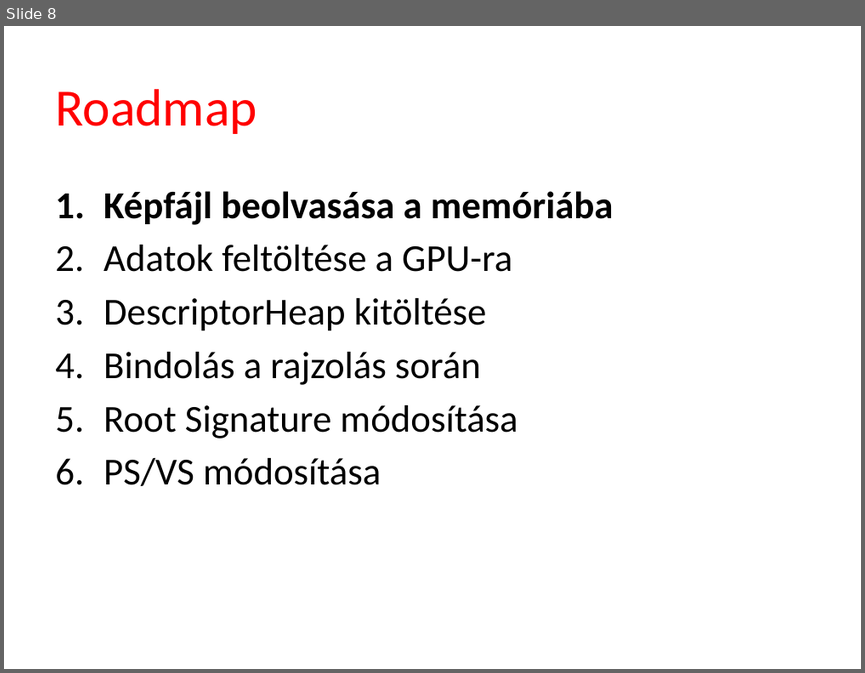
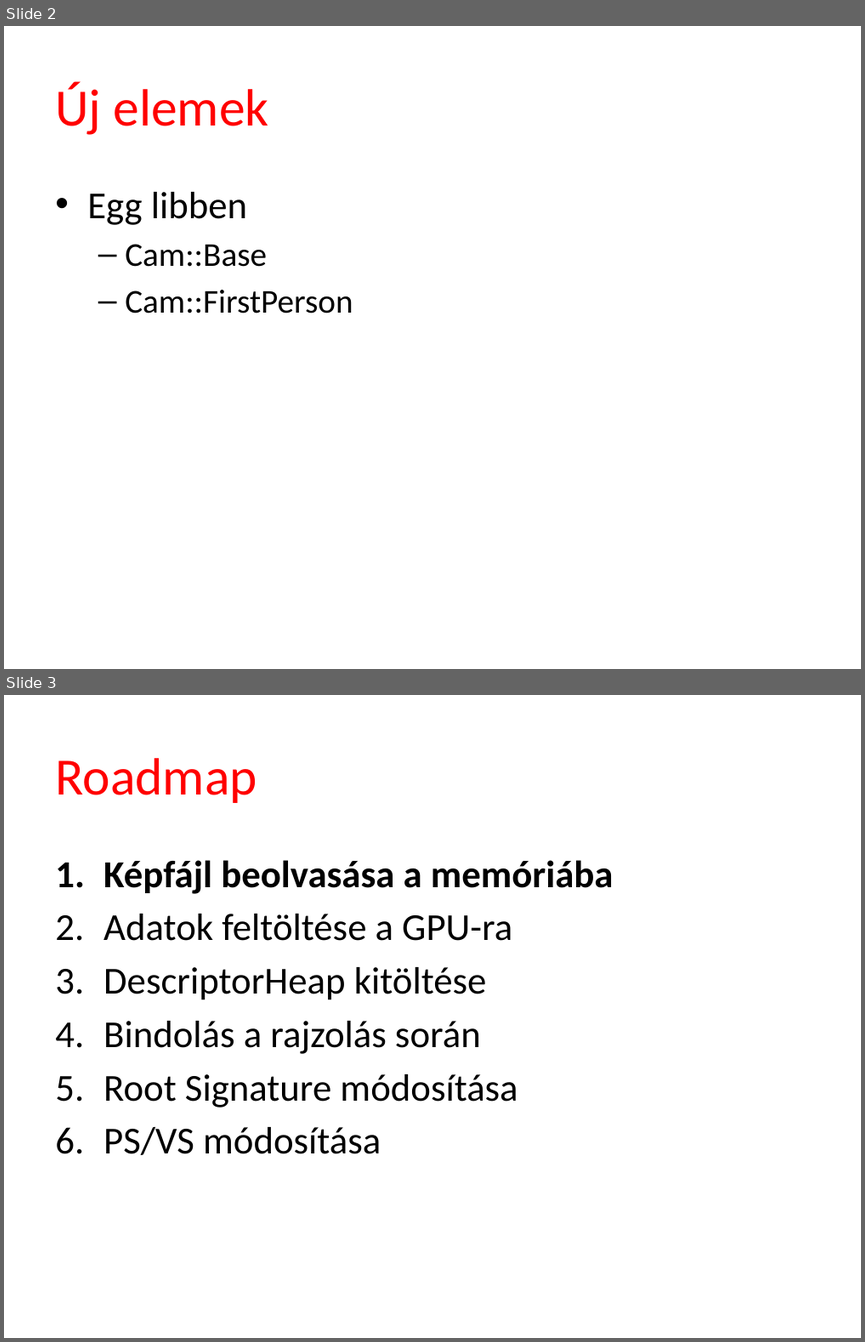
Before and after one commit to szecsi/dx12, a slide deck: Slides/ggl005-Camera.pptx. Shown one above the other, each under a label of ours: slide 8 before the commit, slides 2 and 3 after it. The pictures are 865x673 and 865x1342 pixels, drawn with LibreOffice and Linux fonts; fonts in the diff are those of the drawing; background and template pictures are left out. Boxes give left, top, right and bottom in pixels: in the first picture for what was removed or moved away, otherwise in the second. Text is boxed around its words. In the diff, an @@ line names an element or a change of style, - is before the commit and + after.

```diff
--- a/Slides/ggl005-Camera.pptx
+++ b/Slides/ggl005-Camera.pptx
@@ slide 2 added at (4, 26, 861, 669), background #FFFFFF @@
@@ title added at (55, 82, 269, 135), 44 pt, text #FF0000 @@
+Új elemek
@@ text added at (87, 192, 352, 313), 28 pt, text #000000 @@
+• Egg libben
+  – Cam::Base
+  – Cam::FirstPerson
@@ what was slide 8 is now slide 3 @@
```
Also in this commit, not shown: 1 slide changed, 6 slides removed, 3 other files.
